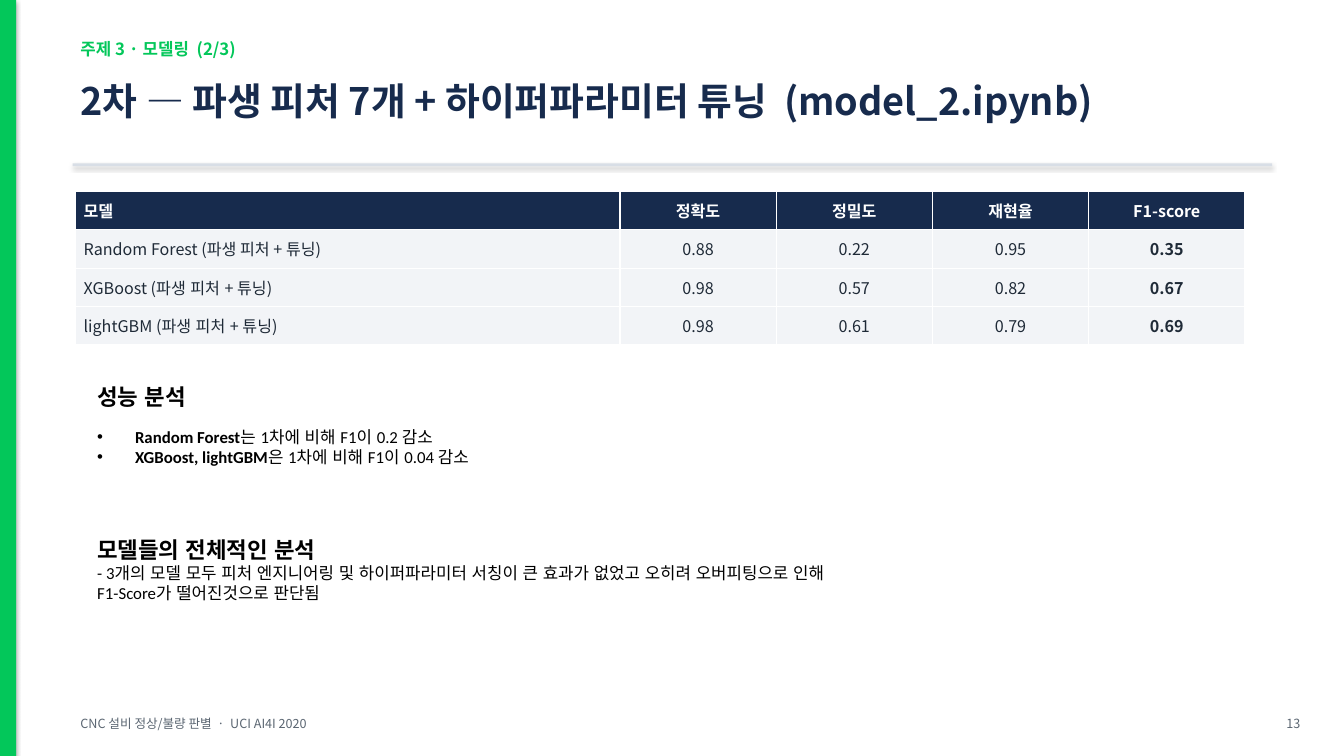
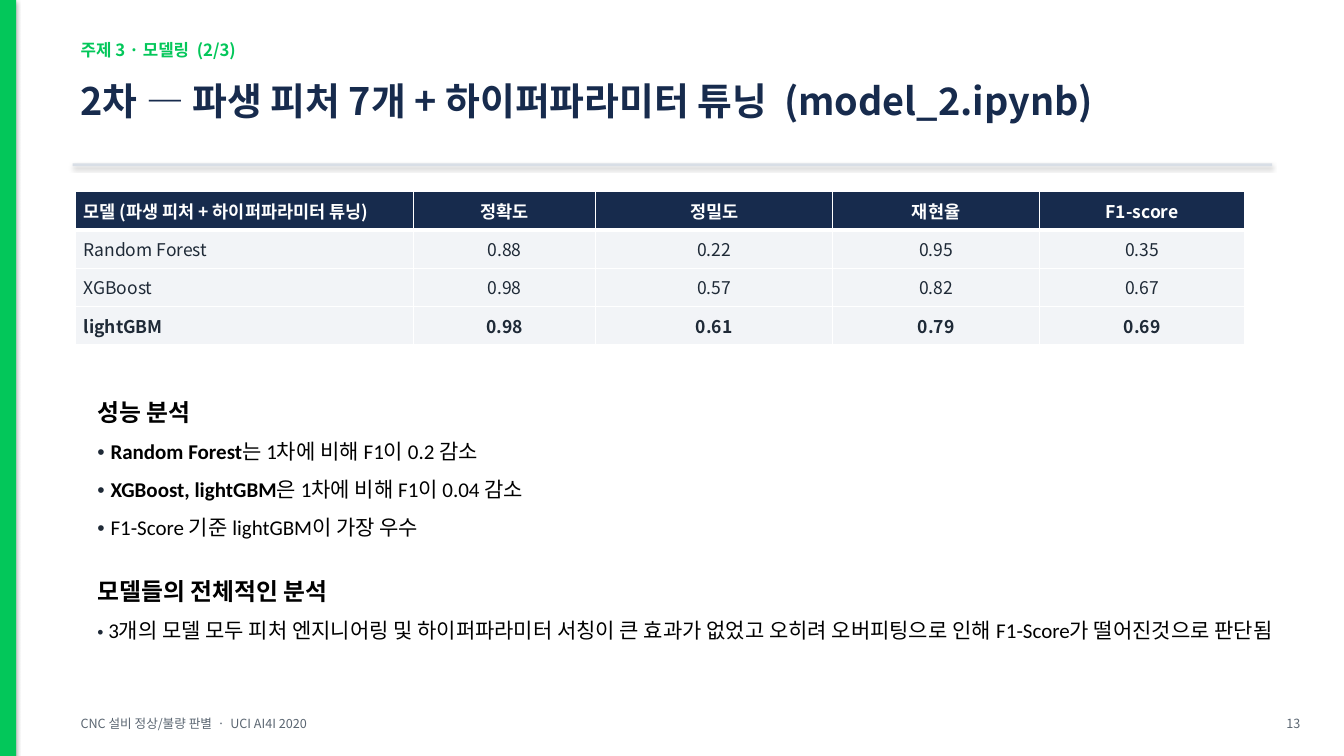
Before and after one commit to hmy7788/python_data_analyze, a slide deck: slide 12 of 발표자료_CNC설비_정상불량판별.pptx. Drawn at 1344x756 pixels with LibreOffice and Linux fonts; fonts in the diff are those of the drawing. Boxes give left, top, right and bottom in pixels: in the first picture for what was removed or moved away, otherwise in the second. Text is boxed around its words. In the diff, an @@ line names an element or a change of style, - is before the commit and + after.

```diff
--- a/발표자료_CNC설비_정상불량판별.pptx
+++ b/발표자료_CNC설비_정상불량판별.pptx
@@ table at <box>76,192,1245,522</box> @@
-row 1, column 1: 모델
+row 1, column 1: 모델 (파생 피처 + 하이퍼파라미터 튜닝)
-row 2, column 1: Random Forest (파생 피처 + 튜닝)
+row 2, column 1: Random Forest
-row 3, column 1: XGBoost (파생 피처 + 튜닝)
+row 3, column 1: XGBoost
-row 4, column 1: lightGBM (파생 피처 + 튜닝)
+row 4, column 1: lightGBM
@@ size 11.5 to 12.5 pt in "정확도", "정밀도", "재현율", "F1-score" and 12 more places @@
@@ bold off in "0.35", "0.67" @@
@@ bold on in "0.98", "0.61", "0.79" @@
@@ text at <box>97,401,191,423</box>: size 16 to 17 pt in "성능 분석"; line spacing 1 to 1.5; less space between paragraphs @@
@@ text at <box>111,441,523,539</box>: text changed; size 12 to 15 pt @@
-• Random Forest는 1차에 비해 F1이 0.2 감소
-• XGBoost, lightGBM은 1차에 비해 F1이 0.04 감소
+• Random Forest는 1차에 비해 F1이 0.2 감소
+• XGBoost, lightGBM은 1차에 비해 F1이 0.04 감소
+• F1-Score 기준 lightGBM이 가장 우수
@@ text at <box>97,580,1272,640</box>: text changed; size 12 to 15 pt @@
-모델들의 전체적인 분석
-- 3개의 모델 모두 피처 엔지니어링 및 하이퍼파라미터 서칭이 큰 효과가 없었고 오히려 오버피팅으로 인해
-F1-Score가 떨어진것으로 판단됨
+모델들의 전체적인 분석
+• 3개의 모델 모두 피처 엔지니어링 및 하이퍼파라미터 서칭이 큰 효과가 없었고 오히려 오버피팅으로 인해 F1-Score가 떨어진것으로 판단됨
```
Also in this commit, not shown: 16 other slides changed, 5 slides added, 1 slide removed, 3 other files.
